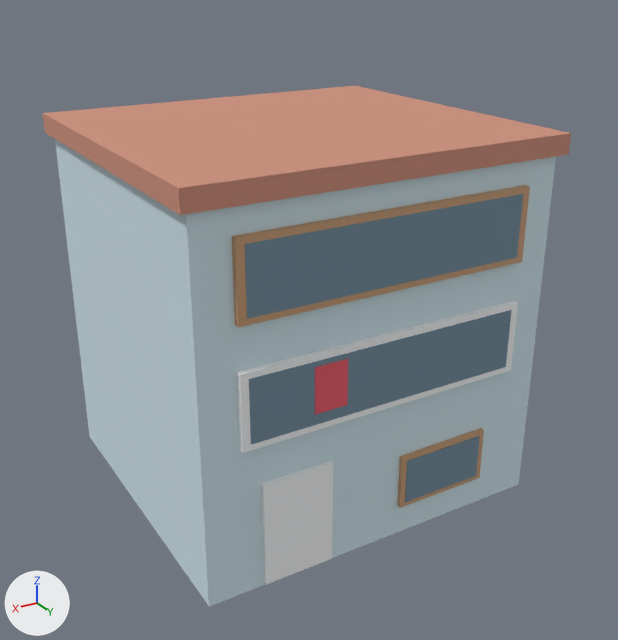
What one commit did to the FBX model Assets/GRIDROAM/Art/Models/Blender/Hamidiye_ZubeydeBlueHouse.fbx.
The view is the same before and after, from a camera (50 mm lens) standing at (10.61, 18.52, 13.56) and looking at (-0.06, 0.74, 4.67). Arrows for +X, +Y and +Z are at lower left; the lights stay in place. The first picture is the older version. Where no turn or scale is listed for an object, it has been applied to the vertices.

In view in the first picture: 'Zubeyde_Body', 'Zubeyde_Door', 'Zubeyde_Flag', 'Zubeyde_GroundGlass', 'Zubeyde_GroundWin', 'Zubeyde_MidFrame', 'Zubeyde_MidGlass', 'Zubeyde_Roof', 'Zubeyde_TopFrame', 'Zubeyde_TopGlass'.
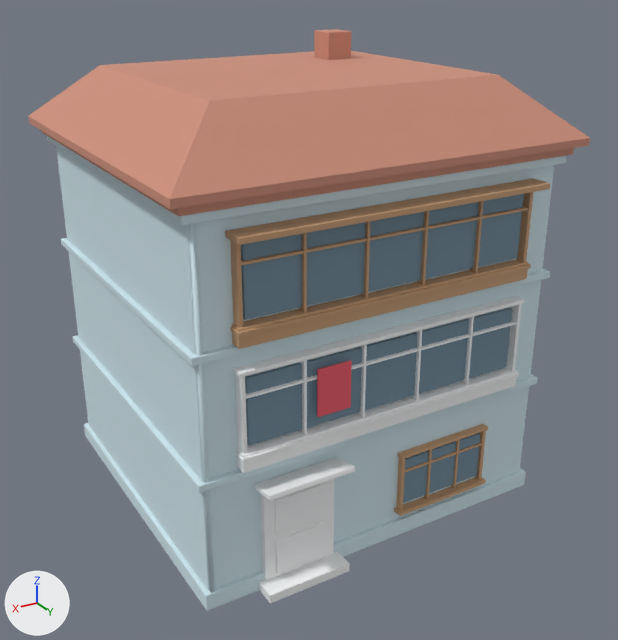
Patch to the scene script:
```diff
--- a/Assets/GRIDROAM/Art/Models/Blender/Hamidiye_ZubeydeBlueHouse.fbx.py
+++ b/Assets/GRIDROAM/Art/Models/Blender/Hamidiye_ZubeydeBlueHouse.fbx.py
@@ me_cube_007 @@
-me_cube_007.from_pydata(...)  # 8 vertices, 6 faces; spans x 1.175..2.025, y 4.43..4.47, z 4.245..5.395
+me_cube_007.from_pydata(...)  # 56 vertices, 54 faces; spans x 1.17..2.03, y 4.56..4.6, z 4.24..5.4
+# me_cube_007 part 7: 8 vertices removed from x 1.175..2.025, y 4.43..4.47, z 4.245..5.395; 56 vertices added at x 1.17..2.03, y 4.56..4.6, z 4.24..5.4
 me_cube_007.materials.append(mat_signred)
@@ me_cube_001 @@
-me_cube_001.from_pydata(...)  # 8 vertices, 6 faces; spans x -4.9..4.9, y -4.5..4.5, z 9.2..9.7
+me_cube_001.from_pydata(...)  # 124 vertices, 118 faces; spans x -5.2..5.2, y -4.8..4.8, z 9.2..11.65
+# me_cube_001 part 5: 8 vertices removed from x -4.9..4.9, y -4.5..4.5, z 9.2..9.7; 124 vertices added at x -5.2..5.2, y -4.8..4.8, z 9.2..11.65
 me_cube_001.materials.append(mat_rooftile)
@@ me_cube @@
-me_cube.from_pydata(...)  # 8 vertices, 6 faces; spans x -4.7..4.7, y -4.3..4.3, z 0.0..9.2
+me_cube.from_pydata(...)  # 300 vertices, 282 faces; spans x -4.87..4.87, y -4.47..4.47, z 0.0..9.21
+# me_cube part 10: 8 vertices removed from x -4.7..4.7, y -4.3..4.3, z 0.0..9.2; 300 vertices added at x -4.87..4.87, y -4.47..4.47, z 0.0..9.21
 me_cube.materials.append(mat_powderblue)
@@ me_cube_002 @@
-me_cube_002.from_pydata(...)  # 8 vertices, 6 faces; spans x -3.1..-0.5, y 4.27..4.41, z 0.83..2.28
+me_cube_002.from_pydata(...)  # 152 vertices, 138 faces; spans x -3.2..-0.4, y 4.27..4.55, z 0.7..2.39
+# me_cube_002 part 6: 8 vertices removed from x -3.1..-0.5, y 4.27..4.41, z 0.83..2.28; 152 vertices added at x -3.2..-0.4, y 4.27..4.55, z 0.7..2.39
 me_cube_002.materials.append(mat_wood)
@@ me_cube_008 @@
-me_cube_008.from_pydata(...)  # 8 vertices, 6 faces; spans x -3.8..3.8, y 4.27..4.45, z 6.73..8.57
+me_cube_008.from_pydata(...)  # 280 vertices, 258 faces; spans x -3.96..3.96, y 4.28..4.92, z 6.32..8.73
+# me_cube_008 part 2: 8 vertices removed from x -3.8..3.8, y 4.27..4.45, z 6.73..8.57; 264 vertices added at x -3.96..3.96, y 4.28..4.92, z 6.32..8.73
+# me_cube_008 part 3: 16 vertices added at x -0.8..0.8, y 4.33..4.53, z 6.73..8.57
 me_cube_008.materials.append(mat_wood)
@@ me_cube_005 @@
-me_cube_005.from_pydata(...)  # 8 vertices, 6 faces; spans x -3.8..3.8, y 4.27..4.45, z 3.83..5.68
+me_cube_005.from_pydata(...)  # 224 vertices, 204 faces; spans x -3.9..3.9, y 4.28..4.65, z 3.42..5.78
+# me_cube_005 part 8: 8 vertices removed from x -3.8..3.8, y 4.27..4.45, z 3.83..5.68; 208 vertices added at x -3.9..3.9, y 4.28..4.65, z 3.42..5.78
+# me_cube_005 part 9: 16 vertices added at x -0.8..0.8, y 4.33..4.53, z 3.83..5.67
 me_cube_005.materials.append(mat_whitepvc)
@@ me_cube_003 @@
-me_cube_003.from_pydata(...)  # 8 vertices, 6 faces; spans x -2.95..-0.65, y 4.33..4.43, z 0.95..2.15
+me_cube_003.from_pydata(...)  # 8 vertices, 6 faces; spans x -3.01..-0.59, y 4.31..4.39, z 0.92..2.18
+# me_cube_003 part 4: the whole mesh is scaled about its middle by (1.05, 0.8, 1.05), then moved by (0.0, -0.03, 0.0)
 me_cube_003.materials.append(mat_glass)
@@ me_cube_004 @@
-me_cube_004.from_pydata(...)  # 8 vertices, 6 faces; spans x 1.5..3.3, y 4.26..4.42, z 0.1..2.8
+me_cube_004.from_pydata(...)  # 280 vertices, 270 faces; spans x 1.31..3.49, y 4.27..5.04, z 0.0..2.98
+# me_cube_004 part 1: 8 vertices removed from x 1.5..3.3, y 4.26..4.42, z 0.1..2.8; 280 vertices added at x 1.31..3.49, y 4.27..5.04, z 0.0..2.98
 me_cube_004.materials.append(mat_whitepvc)
```

Pixel boxes (x1, y1, x2, y2) of what changed, in the pictures (618 x 640 px):
'Zubeyde_Body', reshaped
    before: (55, 139, 556, 607)
    after: (47, 136, 566, 611)
'Zubeyde_Roof', reshaped (6% wider, 45% taller)
    before: (42, 86, 571, 215)
    after: (28, 29, 590, 216)
'Zubeyde_TopFrame', reshaped (9% wider, 20% taller)
    before: (232, 185, 530, 327)
    after: (225, 178, 550, 349)
'Zubeyde_MidFrame', reshaped (16% taller)
    before: (237, 301, 518, 453)
    after: (233, 296, 524, 473)
'Zubeyde_Door', reshaped (40% wider, 18% taller)
    before: (261, 461, 333, 585)
    after: (254, 457, 355, 603)
'Zubeyde_GroundGlass', rescaled
    before: (405, 436, 480, 502)
    after: (403, 433, 480, 503)
'Zubeyde_GroundWin', reshaped (8% wider, 15% taller)
    before: (397, 428, 484, 508)
    after: (394, 424, 488, 516)
'Zubeyde_Flag', reshaped
    before: (315, 359, 348, 415)
    after: (317, 360, 352, 417)
part 2 of me_cube_008, built on
    before: (232, 185, 530, 327)
    after: (225, 178, 550, 349)
part 3 of me_cube_008, added
    after: (361, 211, 429, 298)
part 8 of me_cube_005, built on
    before: (237, 301, 518, 453)
    after: (233, 296, 524, 473)
part 9 of me_cube_005, added
    after: (358, 330, 422, 417)
